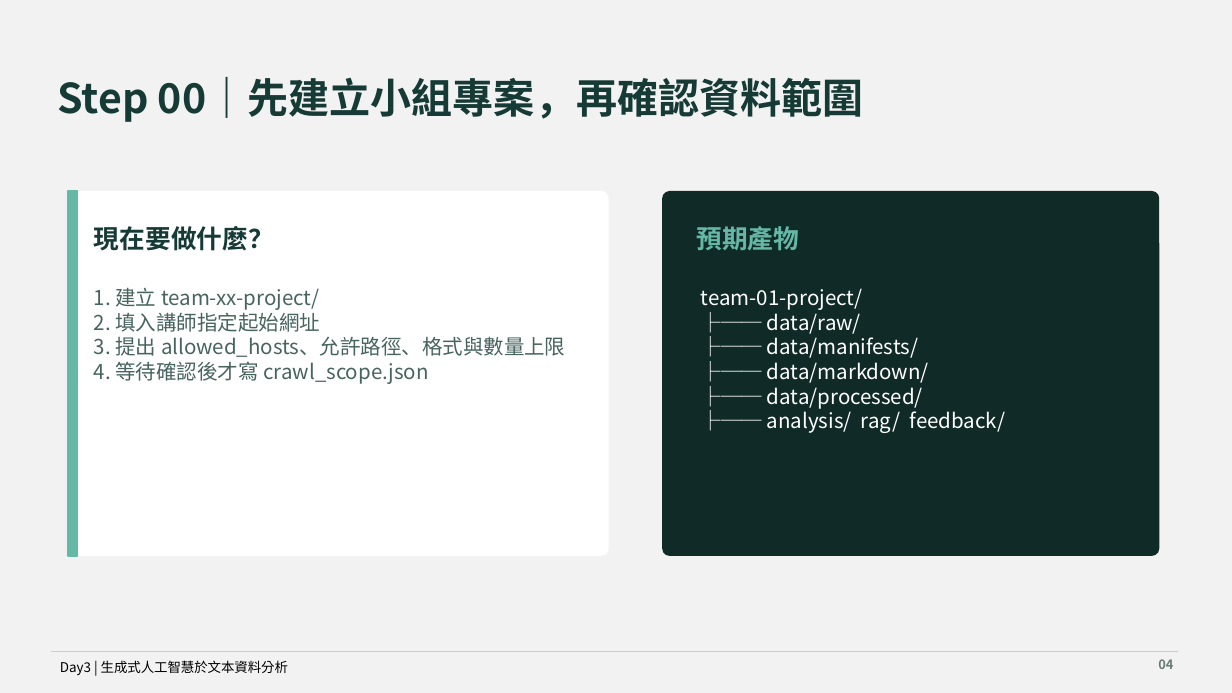
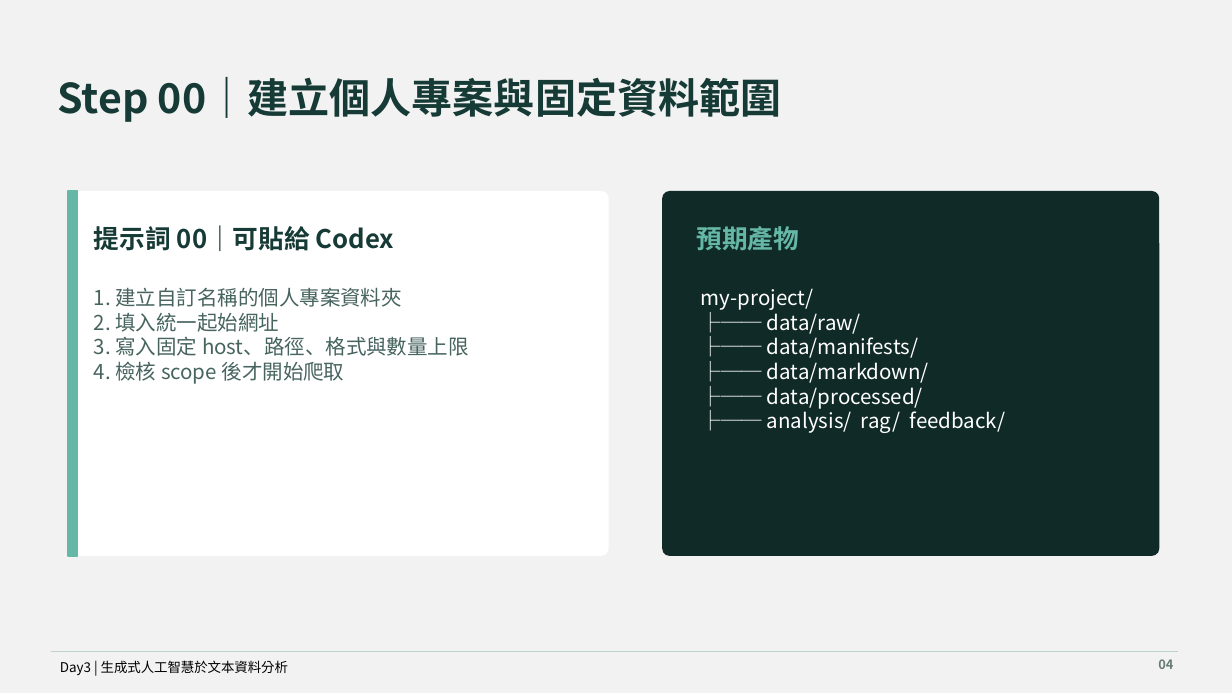
Before and after one commit to MEDA-TW/20260803-Workshop, a slide deck: slide 4 of course/day-03/slides/day-03-generative-ai-text-analysis.pptx. Drawn at 1232x693 pixels with LibreOffice and Linux fonts; fonts in the diff are those of the drawing. Boxes give left, top, right and bottom in pixels: in the first picture for what was removed or moved away, otherwise in the second. Text is boxed around its words. In the diff, an @@ line names an element or a change of style, - is before the commit and + after.

```diff
--- a/course/day-03/slides/day-03-generative-ai-text-analysis.pptx
+++ b/course/day-03/slides/day-03-generative-ai-text-analysis.pptx
@@ text at (57, 77, 782, 122): text changed @@
-Step 00｜先建立小組專案，再確認資料範圍
+Step 00｜建立個人專案與固定資料範圍
@@ text at (94, 225, 394, 251): text changed @@
-現在要做什麼？
+提示詞 00｜可貼給 Codex
@@ text at (94, 287, 469, 384): text changed @@
-1. 建立 team-xx-project/
-2. 填入講師指定起始網址
-3. 提出 allowed_hosts、允許路徑、格式與數量上限
-4. 等待確認後才寫 crawl_scope.json
+1. 建立自訂名稱的個人專案資料夾
+2. 填入統一起始網址
+3. 寫入固定 host、路徑、格式與數量上限
+4. 檢核 scope 後才開始爬取
@@ text at (701, 288, 814, 310): text changed @@
-team-01-project/
+my-project/
```
Also in this commit, not shown: 10 other slides changed, 20 other files.
